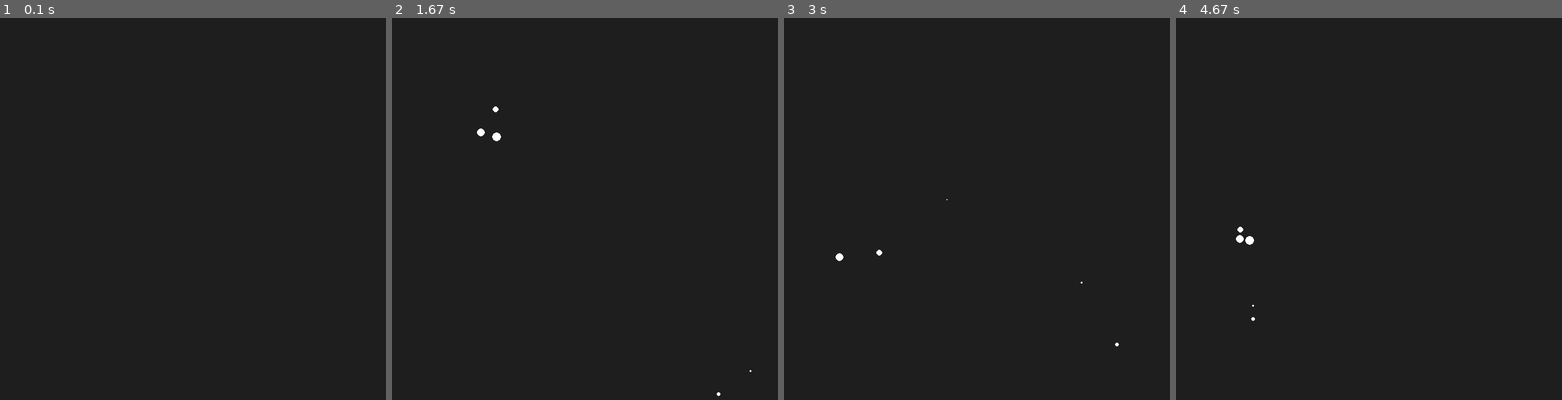
Above: before the commit, frames 1-4 (left to right).
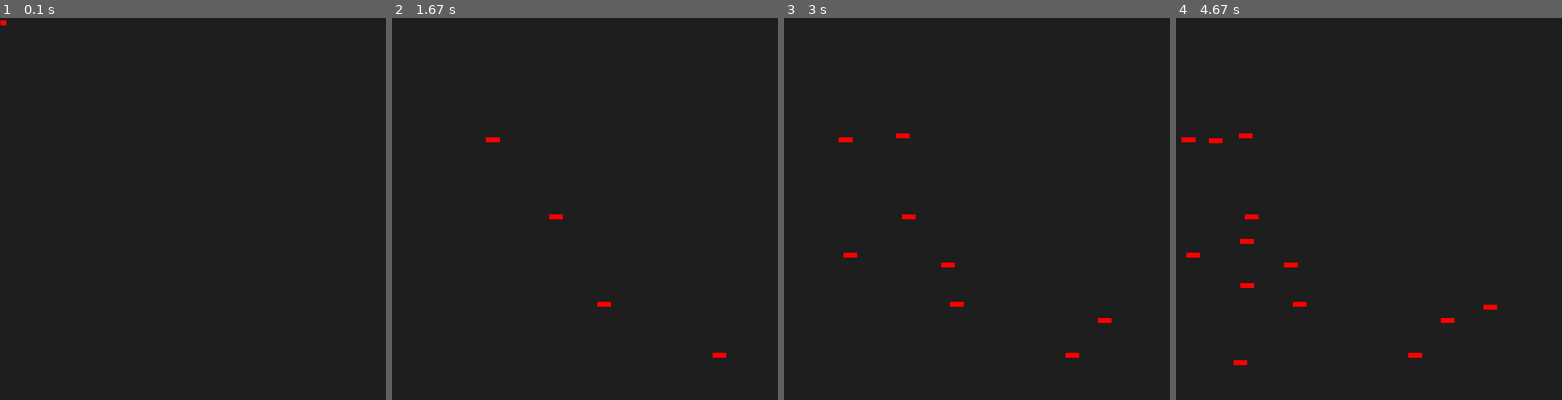
Above: after the commit, the same moments.

Repository: mcastre1/pygame
Game: pygame game, started from particle_effects/particle_effects.py
The game is run twice, just before and just after one commit, with the same random seed, the same clock (stepped at 60 frames per second) and the same inputs.
Inputs (mouse positions are in pixels of both pictures, inside the frame that each line leads up to):
- Up to frame 1 (0.1 s): no input
- Up to frame 2 (1.67 s): click (588, 212) at 0.38 s; click (627, 300) at 0.72 s; click (731, 354) at 1.05 s; click (496, 136) at 1.38 s
- Up to frame 3 (3 s): click (980, 262) at 1.72 s; click (926, 132) at 2.05 s; click (1115, 319) at 2.38 s; click (853, 251) at 2.72 s
- Up to frame 4 (4.67 s): click (1257, 136) at 3.05 s; click (1280, 281) at 3.38 s; click (1511, 304) at 3.72 s; click (1253, 361) at 4.05 s; click (1249, 239) at 4.38 s

The runs differ from the first frame. In frame 1, less than 0.1% of the frame differs, in the area x 0-2%, y 0-2%; in frame 2, 0.3%; in frame 3, 0.4%; in frame 4, 0.7%, in the area x 1-84%, y 30-91%.

Commit message:
Created left moving rects as particles, delete when x position is less than 0

Diff:
--- /dev/null
+++ b/particle_effects/nyan_particle.py
@@ -0,0 +1,32 @@
+import pygame, sys, random
+
+class NyanParticlePrinciple:
+    def __init__(self):
+        self.particles = []
+        self.screen = pygame.display.get_surface()
+
+    # moves and draws particles
+    def emit(self):
+        if self.particles:
+            self.delete_particles()
+            for particle in self.particles:
+                # move
+                particle[0][0] -= 1
+
+                # draw a cirlce around the particle
+                #pygame.draw.circle(self.screen, pygame.Color('white'), particle[0], int(particle[1]))
+                rect = pygame.Rect(particle[0][0], particle[0][1], 10, 10)
+                pygame.draw.rect(self.screen, pygame.Color('red'), rect)
+    # adds particles
+    def add_particles(self, offset):
+        pos_x = pygame.mouse.get_pos()[0]
+        pos_y = pygame.mouse.get_pos()[1]
+
+        particle_rect = [[pos_x, pos_y]]
+        self.particles.append(particle_rect)
+
+    # delete particles after a certain time
+    def delete_particles(self):
+        particle_copy = [particle for particle in self.particles if particle[0][0] > 0]
+        self.particles = particle_copy
+        print(len(self.particles))
--- a/particle_effects/particle_effects.py
+++ b/particle_effects/particle_effects.py
@@ -1,5 +1,6 @@
 import pygame, sys
 from particlePrinciple import ParticlePrinciple
+from nyan_particle import NyanParticlePrinciple
 
 screen_width = 800
 screen_height = 800
@@ -9,10 +10,11 @@
 screen = pygame.display.set_mode((screen_width,screen_height))
 
 particle1 = ParticlePrinciple()
+particle2 = NyanParticlePrinciple()
 
 # This is called every 40 milliseconds
 PARTICLE_EVENT = pygame.USEREVENT + 1
-pygame.time.set_timer(PARTICLE_EVENT, 150)
+pygame.time.set_timer(PARTICLE_EVENT, 30)
 
 while True:
     for event in pygame.event.get():
@@ -20,9 +22,11 @@
             pygame.quit()
             sys.exit()
         if event.type == PARTICLE_EVENT:
-            particle1.add_particles()
+            #particle1.add_particles()
+            particle2.add_particles(6)
 
     screen.fill((30,30,30))
-    particle1.emit()
+    #particle1.emit()
+    particle2.emit()
     pygame.display.flip()
     clock.tick(60)
